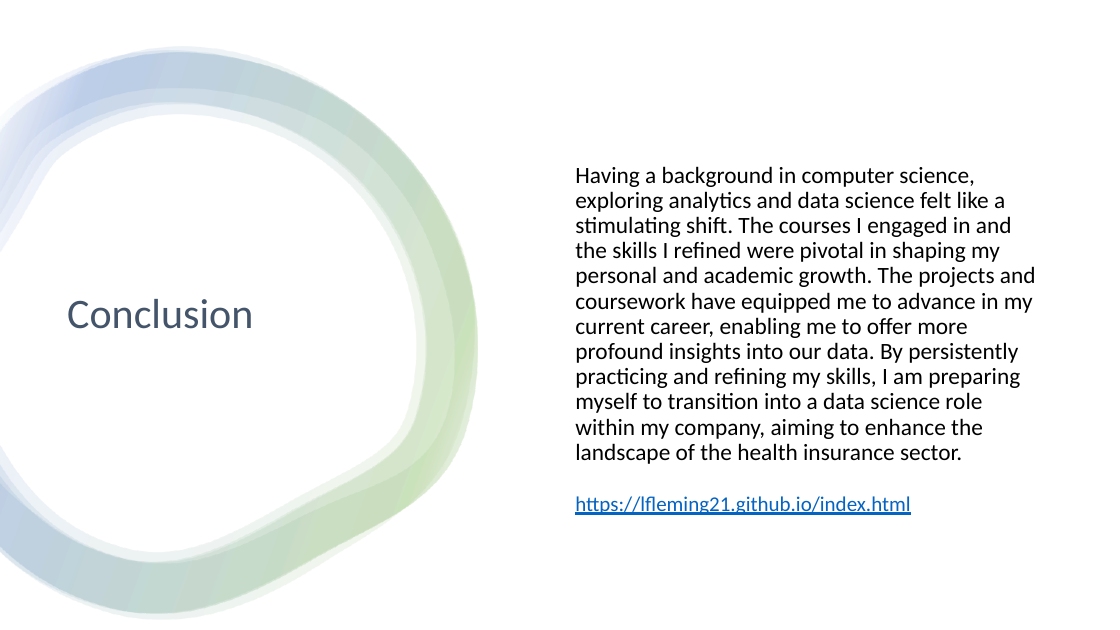
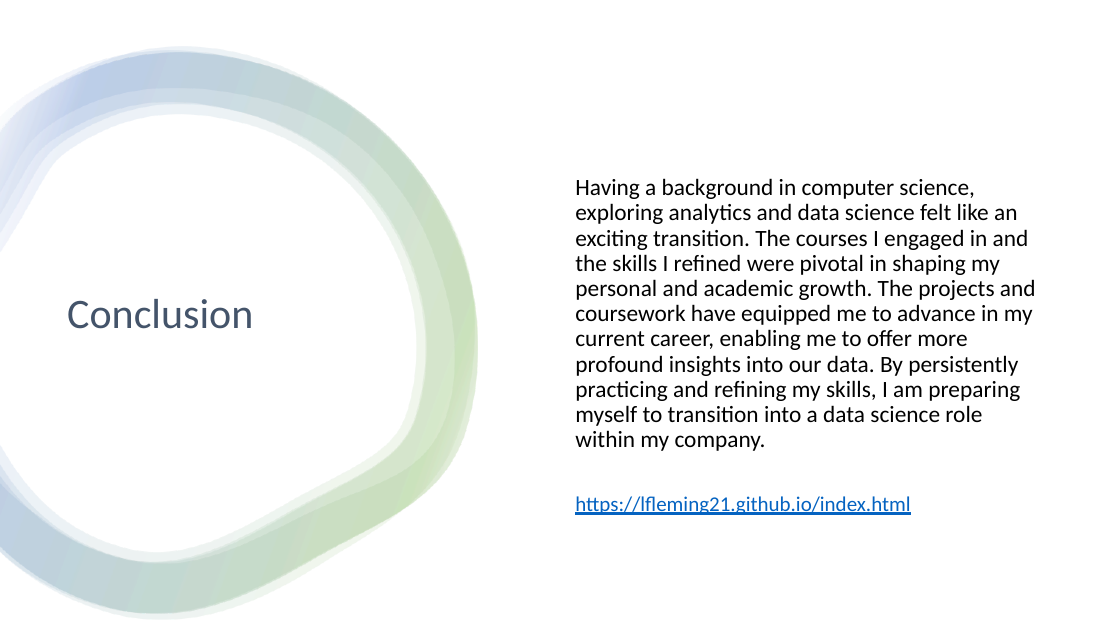
Before and after one commit to LFleming21/LFleming21.github.io, a slide deck: slide 11 of presentation/Data Science Portfolio_Lessa Fleming_2024.pptx. Drawn at 1120x630 pixels with LibreOffice and Linux fonts; fonts in the diff are those of the drawing. Boxes give left, top, right and bottom in pixels: in the first picture for what was removed or moved away, otherwise in the second. Text is boxed around its words. In the diff, an @@ line names an element or a change of style, - is before the commit and + after.

Commit message:
Update PPT and spelling errors

```diff
--- a/presentation/Data Science Portfolio_Lessa Fleming_2024.pptx
+++ b/presentation/Data Science Portfolio_Lessa Fleming_2024.pptx
@@ text at (575,178,1036,451): text changed @@
-Having a background in computer science, exploring analytics and data science felt like a stimulating shift. The courses I engaged in and the skills I refined were pivotal in shaping my personal and academic growth. The projects and coursework have equipped me to advance in my current career, enabling me to offer more profound insights into our data. By persistently practicing and refining my skills, I am preparing myself to transition into a data science role within my company, aiming to enhance the landscape of the health insurance sector.
+Having a background in computer science, exploring analytics and data science felt like an exciting transition. The courses I engaged in and the skills I refined were pivotal in shaping my personal and academic growth. The projects and coursework have equipped me to advance in my current career, enabling me to offer more profound insights into our data. By persistently practicing and refining my skills, I am preparing myself to transition into a data science role within my company.
```
Also in this commit, not shown: 1 other file.
